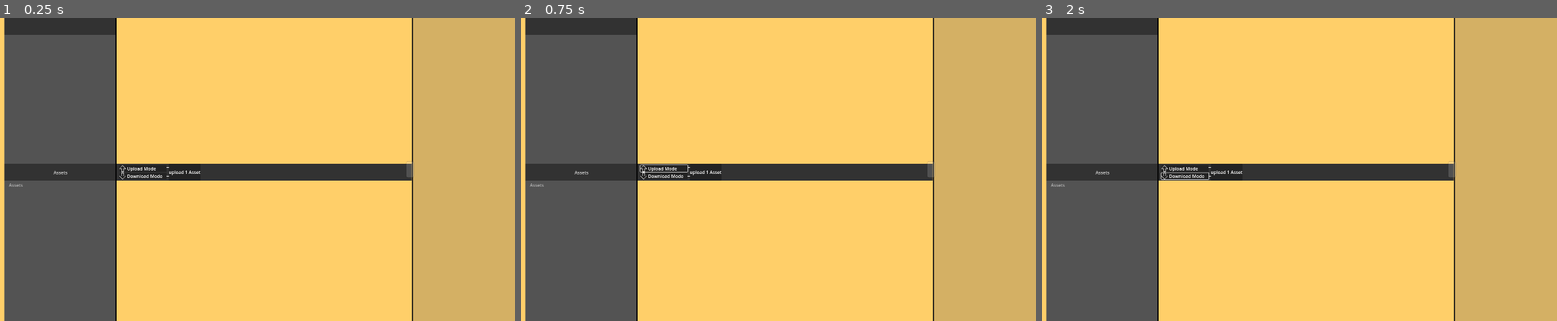
Above: before the commit, frames 1-3 (left to right).
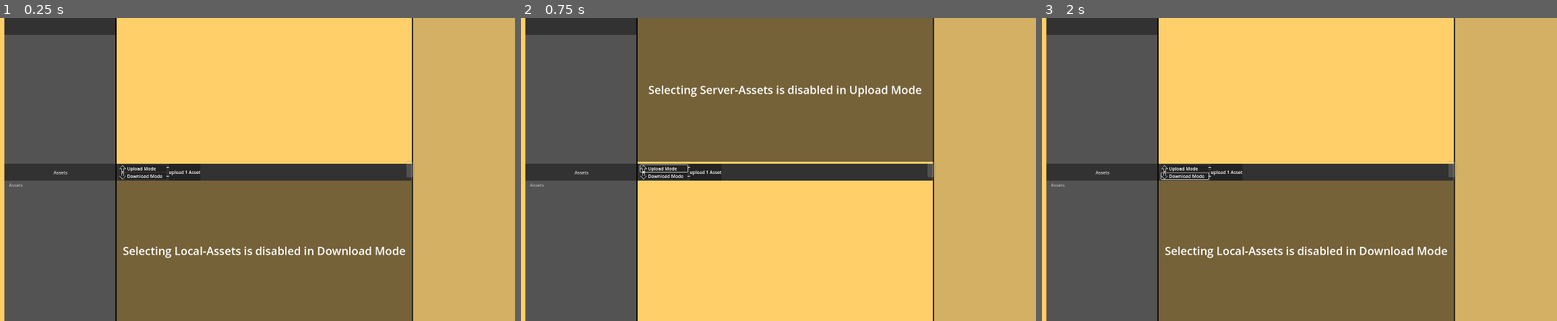
Above: after the commit, the same moments.

Repository: hunsri/3DAM
Game: Godot game, scene res://scenes/context_scenes/ServerViewUI.tscn
Same seed, same stepped clock (60 frames per second), same inputs: the game is played once before the commit and once after it. This scene is started directly instead of the project's main scene.
Inputs (mouse positions are in pixels of both pictures, inside the frame that each line leads up to):
- Up to frame 1 (0.25 s): no input
- Up to frame 2 (0.75 s): click (665, 169) at 0.5 s
- Up to frame 3 (2 s): click (1186, 175) at 1.25 s

The runs differ from the first frame. In frame 1, 27% of the frame differs, in the area x 22-80%, y 53-100%; in frame 2, 27%, in the area x 22-80%, y 0-48%; in frame 3, 27%.
Error in both runs: Invalid access to property or key 'server_name' on a base object of type 'Nil'. (res://scripts/ServerHandler.gd:35)

Commit message:
adds selection restrictions for up- and download

Diff:
--- /dev/null
+++ b/scenes/subscenes/ExplorerStatusOverlay.tscn
@@ -0,0 +1,74 @@
+[gd_scene load_steps=8 format=3 uid="uid://csxkrfjg0nwe4"]
+
+[ext_resource type="Script" uid="uid://w7l4y4st010d" path="res://scripts/ExplorerStatusOverlay.gd" id="1_qrm20"]
+
+[sub_resource type="StyleBoxEmpty" id="StyleBoxEmpty_rmpnx"]
+
+[sub_resource type="StyleBoxEmpty" id="StyleBoxEmpty_qrm20"]
+
+[sub_resource type="StyleBoxFlat" id="StyleBoxFlat_qrm20"]
+content_margin_left = 0.0
+content_margin_top = 0.0
+content_margin_right = 0.0
+content_margin_bottom = 0.0
+bg_color = Color(0.1, 0.1, 0.1, 0.6)
+corner_detail = 5
+
+[sub_resource type="LabelSettings" id="LabelSettings_gvwuj"]
+font_size = 40
+
+[sub_resource type="StyleBoxEmpty" id="StyleBoxEmpty_gvwuj"]
+
+[sub_resource type="StyleBoxFlat" id="StyleBoxFlat_jqdhl"]
+content_margin_left = 0.0
+content_margin_top = 0.0
+content_margin_right = 0.0
+content_margin_bottom = 0.0
+bg_color = Color(0.1, 0.1, 0.1, 0.6)
+corner_detail = 5
+
+[node name="ExplorerStatusOverlay" type="PanelContainer" node_paths=PackedStringArray("server_asset_selection_disabled", "local_asset_selection_disabled")]
+anchors_preset = 15
+anchor_right = 1.0
+anchor_bottom = 1.0
+grow_horizontal = 2
+grow_vertical = 2
+mouse_filter = 2
+theme_override_styles/panel = SubResource("StyleBoxEmpty_rmpnx")
+script = ExtResource("1_qrm20")
+server_asset_selection_disabled = NodePath("ServerAssetSelectionDisabled")
+local_asset_selection_disabled = NodePath("LocalAssetSelectionDisabled")
+
+[node name="ServerAssetSelectionDisabled" type="PanelContainer" parent="."]
+visible = false
+layout_mode = 2
+theme_override_styles/panel = SubResource("StyleBoxEmpty_qrm20")
+
+[node name="PanelContainer" type="PanelContainer" parent="ServerAssetSelectionDisabled"]
+layout_mode = 2
+theme_override_styles/panel = SubResource("StyleBoxFlat_qrm20")
+
+[node name="Label" type="Label" parent="ServerAssetSelectionDisabled"]
+layout_mode = 2
+text = "Selecting Server-Assets is disabled in Upload Mode"
+label_settings = SubResource("LabelSettings_gvwuj")
+horizontal_alignment = 1
+clip_text = true
+text_overrun_behavior = 4
+
+[node name="LocalAssetSelectionDisabled" type="PanelContainer" parent="."]
+visible = false
+layout_mode = 2
+theme_override_styles/panel = SubResource("StyleBoxEmpty_gvwuj")
+
+[node name="PanelContainer" type="PanelContainer" parent="LocalAssetSelectionDisabled"]
+layout_mode = 2
+theme_override_styles/panel = SubResource("StyleBoxFlat_jqdhl")
+
+[node name="Label" type="Label" parent="LocalAssetSelectionDisabled"]
+layout_mode = 2
+text = "Selecting Local-Assets is disabled in Download Mode"
+label_settings = SubResource("LabelSettings_gvwuj")
+horizontal_alignment = 1
+clip_text = true
+text_overrun_behavior = 4
--- a/scenes/subscenes/ServerAssetView2D.tscn
+++ b/scenes/subscenes/ServerAssetView2D.tscn
@@ -9,6 +9,7 @@
 [ext_resource type="Script" uid="uid://bjjgsb0e668fs" path="res://scripts/explorers/ServerExchangeManager.gd" id="3_xf5sg"]
 [ext_resource type="Theme" uid="uid://koi0noce4p5b" path="res://themes/GUI_Base_Theme.tres" id="4_4r40v"]
 [ext_resource type="PackedScene" uid="uid://djmadqb6fsp38" path="res://scenes/subscenes/exchange_bar/ServerExchangeBar.tscn" id="5_mgk7m"]
+[ext_resource type="PackedScene" uid="uid://csxkrfjg0nwe4" path="res://scenes/subscenes/ExplorerStatusOverlay.tscn" id="8_qq5yn"]
 
 [sub_resource type="StyleBoxEmpty" id="StyleBoxEmpty_c23qk"]
 
@@ -32,10 +33,11 @@
 [node name="HTTPRequest" type="HTTPRequest" parent="ServerHandler"]
 use_threads = true
 
-[node name="ServerExplorerHandler" type="Node" parent="." node_paths=PackedStringArray("server_handler", "category_handler")]
+[node name="ServerExplorerHandler" type="Node" parent="." node_paths=PackedStringArray("server_handler", "category_handler", "status_overlay")]
 script = ExtResource("2_6xg4d")
 server_handler = NodePath("../ServerHandler")
 category_handler = NodePath("../HSplitContainer/ExplorerArea/VSplitContainer/Server/CategorySelector/CategoryHandler")
+status_overlay = NodePath("../HSplitContainer/ExplorerArea/VSplitContainer/Server/ServerExplorerStatusOverlay")
 metadata/_custom_type_script = "uid://e2mtpotnr8x3"
 
 [node name="ServerExchangeManager" type="Node" parent="." node_paths=PackedStringArray("server_exchange_bar", "server_explorer_handler", "asset_explorer_handler")]
@@ -45,10 +47,11 @@
 asset_explorer_handler = NodePath("../AssetExplorerHandler")
 metadata/_custom_type_script = "uid://bjjgsb0e668fs"
 
-[node name="AssetExplorerHandler" type="Node" parent="." node_paths=PackedStringArray("directory_handler", "server_handler")]
+[node name="AssetExplorerHandler" type="Node" parent="." node_paths=PackedStringArray("directory_handler", "server_handler", "status_overlay")]
 script = ExtResource("1_p8e36")
 directory_handler = NodePath("../HSplitContainer/ExplorerArea/VSplitContainer/Local/DirectorySelector/DirectoryHandler")
 server_handler = NodePath("../ServerHandler")
+status_overlay = NodePath("../HSplitContainer/ExplorerArea/VSplitContainer/Local/LocalExplorerContainer/LocalExplorerStatusOverlay")
 metadata/_custom_type_script = "uid://cgj5l2rao6e22"
 
 [node name="HSplitContainer" type="HSplitContainer" parent="."]
@@ -92,6 +95,11 @@
 unique_name_in_owner = true
 layout_mode = 2
 
+[node name="ServerExplorerStatusOverlay" parent="HSplitContainer/ExplorerArea/VSplitContainer/Server" instance=ExtResource("8_qq5yn")]
+layout_mode = 1
+grow_horizontal = 1
+grow_vertical = 1
+
 [node name="CategorySelector" parent="HSplitContainer/ExplorerArea/VSplitContainer/Server" instance=ExtResource("2_uw5gw")]
 layout_mode = 1
 offset_left = -500.0
@@ -114,7 +122,7 @@
 offset_right = -500.0
 grow_horizontal = 1
 
-[node name="PanelContainer" type="PanelContainer" parent="HSplitContainer/ExplorerArea/VSplitContainer/Local"]
+[node name="LocalExplorerContainer" type="PanelContainer" parent="HSplitContainer/ExplorerArea/VSplitContainer/Local"]
 layout_mode = 1
 anchors_preset = 15
 anchor_right = 1.0
@@ -124,15 +132,19 @@
 grow_vertical = 2
 theme_override_styles/panel = SubResource("StyleBoxEmpty_idkyg")
 
-[node name="ScrollContainerLocal" type="ScrollContainer" parent="HSplitContainer/ExplorerArea/VSplitContainer/Local/PanelContainer"]
+[node name="ScrollContainerLocal" type="ScrollContainer" parent="HSplitContainer/ExplorerArea/VSplitContainer/Local/LocalExplorerContainer"]
 layout_mode = 2
 follow_focus = true
 draw_focus_border = true
 metadata/_edit_use_anchors_ = true
 
-[node name="VBoxContainer" type="VBoxContainer" parent="HSplitContainer/ExplorerArea/VSplitContainer/Local/PanelContainer/ScrollContainerLocal"]
+[node name="VBoxContainer" type="VBoxContainer" parent="HSplitContainer/ExplorerArea/VSplitContainer/Local/LocalExplorerContainer/ScrollContainerLocal"]
 unique_name_in_owner = true
 layout_mode = 2
+
+[node name="LocalExplorerStatusOverlay" parent="HSplitContainer/ExplorerArea/VSplitContainer/Local/LocalExplorerContainer" instance=ExtResource("8_qq5yn")]
+layout_mode = 2
+overlay_type = 1
 
 [node name="Panel" type="Panel" parent="HSplitContainer/ExplorerArea"]
 layout_mode = 1
--- /dev/null
+++ b/scripts/ExplorerStatusOverlay.gd
@@ -0,0 +1,33 @@
+class_name ExplorerStatusOverlay extends PanelContainer
+
+@export var server_asset_selection_disabled: PanelContainer
+@export var local_asset_selection_disabled: PanelContainer
+
+enum OverlayType {Server, Local}
+@export var overlay_type = OverlayType.Server
+
+func set_overlay(exchange_mode: ServerExchangeManager.ExchangeMode):
+	match overlay_type:
+		OverlayType.Server:
+			set_for_server_overlay(exchange_mode)
+		OverlayType.Local:
+			set_for_local_overlay(exchange_mode)
+
+
+func set_for_local_overlay(exchange_mode: ServerExchangeManager.ExchangeMode):
+	match exchange_mode:
+		ServerExchangeManager.ExchangeMode.NONE:
+			local_asset_selection_disabled.visible = false
+		ServerExchangeManager.ExchangeMode.UPLOAD:
+			local_asset_selection_disabled.visible = false
+		ServerExchangeManager.ExchangeMode.DOWNLOAD:
+			local_asset_selection_disabled.visible = true
+
+func set_for_server_overlay(exchange_mode: ServerExchangeManager.ExchangeMode):
+	match exchange_mode:
+		ServerExchangeManager.ExchangeMode.NONE:
+			server_asset_selection_disabled.visible = false
+		ServerExchangeManager.ExchangeMode.UPLOAD:
+			server_asset_selection_disabled.visible = true
+		ServerExchangeManager.ExchangeMode.DOWNLOAD:
+			server_asset_selection_disabled.visible = false
--- a/scripts/exchange_bar/ServerExchangeBar.gd
+++ b/scripts/exchange_bar/ServerExchangeBar.gd
@@ -7,6 +7,9 @@
 
 ## a false value represents upload mode
 var is_in_download_mode = true
+
+func _ready() -> void:
+	update_exchange_mode()
 
 static func create_exchange_bar_asset() -> ExchangeBarAddedAsset:
 	return EXCHANGE_BAR_ADDED_ASSET.instantiate()
@@ -21,11 +24,19 @@
 	for child in added_assets_container.get_children():
 		child.queue_free()
 
+func update_exchange_mode() -> void:
+	if is_in_download_mode:
+		_exchange_manager.set_exchange_mode(ServerExchangeManager.ExchangeMode.DOWNLOAD)
+	else:
+		_exchange_manager.set_exchange_mode(ServerExchangeManager.ExchangeMode.UPLOAD)
+
 func _on_upload_mode_button_pressed() -> void:
 	is_in_download_mode = false
+	update_exchange_mode()
 
 func _on_download_mode_button_pressed() -> void:
 	is_in_download_mode = true
+	update_exchange_mode()
 
 func _on_load_action_button_pressed() -> void:
 	if is_in_download_mode:
--- a/scripts/explorers/AssetExplorerHandler.gd
+++ b/scripts/explorers/AssetExplorerHandler.gd
@@ -6,6 +6,8 @@
 @export var asset_info_handler: AssetInfoHandler
 
 @export var server_handler: ServerHandler
+
+@export var status_overlay: ExplorerStatusOverlay
 
 var asset_infos: Array[AssetInfo] = []
 
@@ -21,6 +23,10 @@
 func asset_clicked(file_name: String) -> void:
 	var asset_path = directory_handler.get_currently_open_directory()+"/"+file_name
 	asset_info_handler.load_model(asset_path)
+
+func set_overlay_status(exchange_mode: ServerExchangeManager.ExchangeMode) -> void:
+	if status_overlay != null:
+		status_overlay.set_overlay(exchange_mode)
 
 func fetch_assets_info(directory: String) -> Array[AssetInfo]:
 	var ret: Array[AssetInfo] = []
--- a/scripts/explorers/ServerExchangeManager.gd
+++ b/scripts/explorers/ServerExchangeManager.gd
@@ -12,8 +12,19 @@
 # workaround to remember asset_info after download
 var asset_info_of_current_download: AssetInfo
 
+enum ExchangeMode {NONE, UPLOAD, DOWNLOAD}
+var current_exchange_mode: ExchangeMode = ExchangeMode.NONE
+
 func _ready() -> void:
 	server_exchange_bar.set_server_exchange_manager(self)
+
+func set_exchange_mode(exchange_mode: ExchangeMode) -> void:
+	if exchange_mode == current_exchange_mode:
+		return
+
+	current_exchange_mode = exchange_mode
+	server_explorer_handler.set_overlay_status(current_exchange_mode)
+	asset_explorer_handler.set_overlay_status(current_exchange_mode)
 
 func add_to_selection(asset_tile: AbstractAssetTile) -> void:
 	var added_asset: ExchangeBarAddedAsset = ServerExchangeBar.create_exchange_bar_asset()
--- a/scripts/explorers/ServerExplorerHandler.gd
+++ b/scripts/explorers/ServerExplorerHandler.gd
@@ -5,12 +5,18 @@
 
 @onready var v_box_container: VBoxContainer = %VBoxContainerServer
 
+@export var status_overlay: ExplorerStatusOverlay
+
 var asset_infos: Array[AssetInfo] = []
 
 func _ready() -> void:
 	reload_explorer()
 
 	server_handler.has_fetched_names_in_category.connect(on_fetch_assets_info)
+
+func set_overlay_status(exchange_mode: ServerExchangeManager.ExchangeMode) -> void:
+	if status_overlay != null:
+		status_overlay.set_overlay(exchange_mode)
 
 func on_fetch_assets_info(asset_names):
 	asset_infos = [] #Clear all previous entries
--- a/scripts/tiles/AssetTile2D.gd
+++ b/scripts/tiles/AssetTile2D.gd
@@ -16,6 +16,10 @@
 	var is_supported = AssetUtils.is_file_supported(asset_info.asset_file_name)
 	tile_sub_logic.set_is_supported_asset(is_supported)
 
+	# disable selection for exchange if no server is present in the view
+	if asset_handler.server_handler == null:
+		tile_sub_logic.set_selection_disabled(true)
+
 func set_handler(p_asset_handler: AssetExplorerHandler) -> void:
 	asset_handler = p_asset_handler
 
--- a/scripts/tiles/TileSubLogic.gd
+++ b/scripts/tiles/TileSubLogic.gd
@@ -5,6 +5,7 @@
 @export var downloaded_status_bar: Node
 
 var _is_supported_asset = false
+var selection_disabled = false
 
 enum TileStatus {
 	NONE,
@@ -18,7 +19,7 @@
 	reload()
 
 func reload():
-	if _is_supported_asset:
+	if _is_supported_asset && !selection_disabled:
 		change_status(TileStatus.DEFAULT)
 	else:
 		change_status(TileStatus.NONE)
@@ -52,6 +53,10 @@
 			downloaded_status_bar.visible = true
 
 
+func set_selection_disabled(p_selection_disabled: bool) -> void:
+	selection_disabled = p_selection_disabled
+	reload()
+
 func set_is_supported_asset(is_supported: bool) -> void:
 	_is_supported_asset = is_supported
 	reload()
Not shown: 1 places in scenes/subscenes/ServerAssetView2D.tscn that only renumber resources
Not shown, added: scripts/ExplorerStatusOverlay.gd.uid
